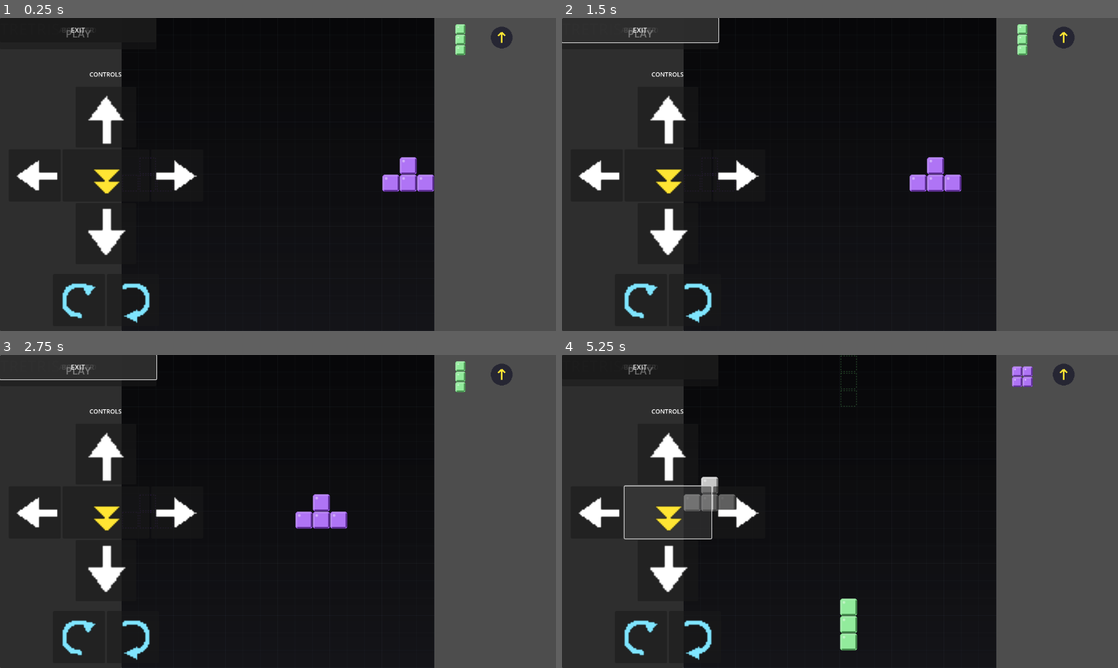
Above: before the commit, frames 1-4 (two rows, left to right).
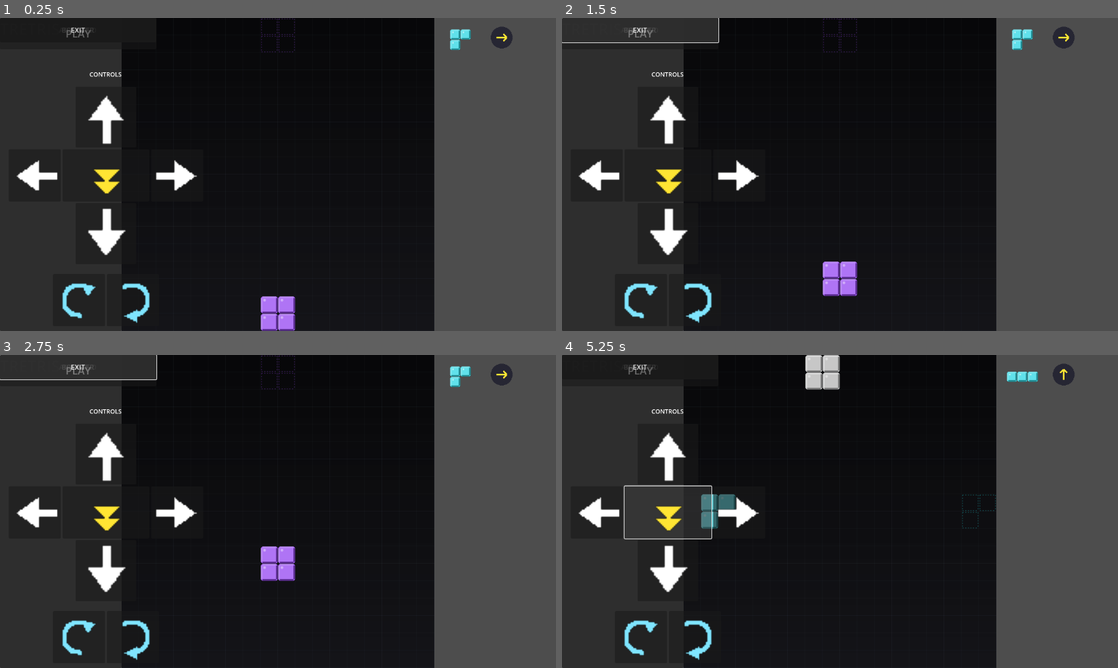
Above: after the commit, the same moments.

Repository: afotav-ship-it/tretris
Game: Godot game, scene res://scenes/main.tscn
Same seed, same stepped clock (60 frames per second), same inputs: the game is played once before the commit and once after it.
Inputs (mouse positions are in pixels of both pictures, inside the frame that each line leads up to):
- Up to frame 1 (0.25 s): no input
- Up to frame 2 (1.5 s): click "NORMAL" at 0.5 s; click "NORMAL" at 1.25 s
- Up to frame 3 (2.75 s): click "PLAY" at 2 s
- Up to frame 4 (5.25 s): click "PLAY" at 2.75 s; click (667, 455) at 3.5 s; click (595, 511) at 4.25 s; click (667, 511) at 5 s

The runs differ from the first frame. In frame 1, 1.7% of the frame differs, in the area x 22-92%, y 0-100%; in frame 2, 1.7%; in frame 3, 1.7%; in frame 4, 2.4%, in the area x 21-86%, y 0-95%.
Error before the commit: Invalid access to property or key 'start_pressed' on a base object of type 'Control'. (res://scripts/ui.gd:89)
Error after the commit: Invalid access to property or key 'pressed' on a base object of type 'null instance'. (res://scripts/menu.gd:16)

Commit message:
UI: attach menu script and use explicit signal connects

Diff:
--- a/godot-ios/scenes/menu.tscn
+++ b/godot-ios/scenes/menu.tscn
@@ -3,6 +3,7 @@
 [ext_resource type="Script" path="res://scripts/menu.gd" id="1_menu"]
 
 [node name="MainMenu" type="Control"]
+script = ExtResource("1_menu")
 anchor_right = 1.0
 anchor_bottom = 1.0
 mouse_filter = 0
--- a/godot-ios/scripts/ui.gd
+++ b/godot-ios/scripts/ui.gd
@@ -86,9 +86,10 @@
 	menu_panel.visible = false
 	menu_instance = MenuScene.instantiate()
 	add_child(menu_instance)
-	menu_instance.start_pressed.connect(_on_start_pressed)
-	menu_instance.mode_selected.connect(_on_menu_mode_selected)
-	menu_instance.exit_pressed.connect(_on_menu_exit_pressed)
+	# Use connect() to bind signals in case the script is not yet exposed as properties
+	menu_instance.connect("start_pressed", Callable(self, "_on_start_pressed"))
+	menu_instance.connect("mode_selected", Callable(self, "_on_menu_mode_selected"))
+	menu_instance.connect("exit_pressed", Callable(self, "_on_menu_exit_pressed"))
 	menu_instance.visible = true
 	if game:
 		game.reset_game()  # ensure consistent state until user starts
